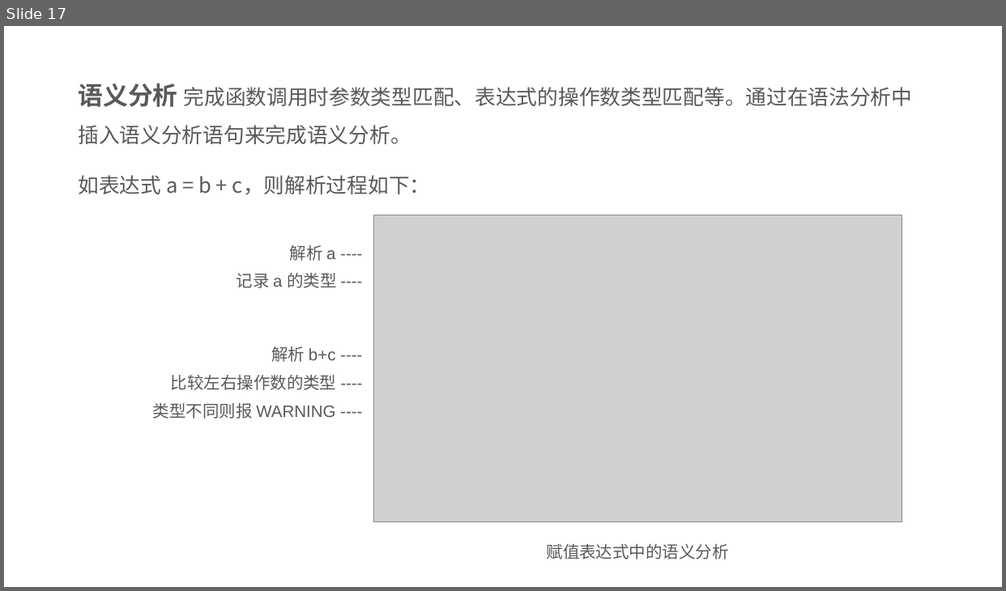
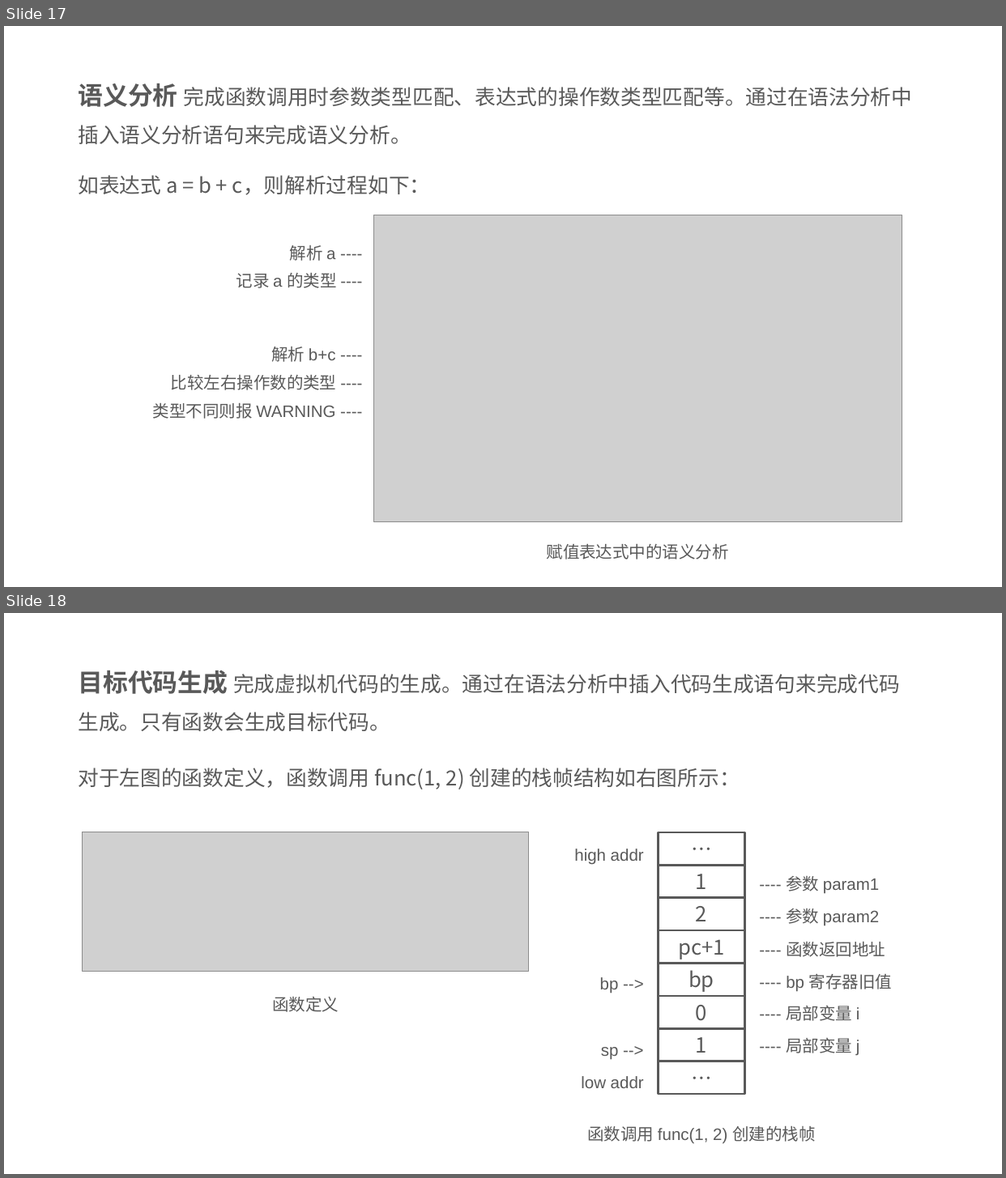
Before and after one commit to kkli28/cc, a slide deck: 论文相关/答辩ppt.pptx. Shown one above the other, each under a label of ours: slide 17 before the commit, slides 17 and 18 after it. The pictures are 1006x591 and 1006x1178 pixels, drawn with LibreOffice and Linux fonts; fonts in the diff are those of the drawing; grey boxes stand for pictures. Boxes give left, top, right and bottom in pixels: in the first picture for what was removed or moved away, otherwise in the second. Text is boxed around its words. In the diff, an @@ line names an element or a change of style, - is before the commit and + after.

Commit message:
update

```diff
--- a/论文相关/答辩ppt.pptx
+++ b/论文相关/答辩ppt.pptx
@@ slide 18 added at [4,613,1002,1174], background #FFFFFF @@
@@ text added at [78,671,900,731], 20 pt, text #595959 @@
+目标代码生成 完成虚拟机代码的生成。通过在语法分析中插入代码生成语句来完成代码生成。只有函数会生成目标代码。
@@ text added at [78,768,740,790], 20 pt, text #595959 @@
+对于左图的函数定义，函数调用 func(1, 2) 创建的栈帧结构如右图所示：
@@ picture added at [83,833,530,972] @@
@@ text added at [574,849,644,864], 16 pt, text #595959 @@
+high addr
@@ rectangle added at [658,833,745,865], outline #595959 2 pt, 20 pt, text #595959 @@
+…
@@ rectangle added at [658,865,745,898], outline #595959 2 pt, 20 pt, text #595959 @@
+1
@@ text added at [786,876,879,894], 16 pt, text #595959 @@
+---- 参数 param1
@@ rectangle added at [658,898,745,931], outline #595959 2 pt, 20 pt, text #595959 @@
+2
@@ text added at [786,909,879,926], 16 pt, text #595959 @@
+---- 参数 param2
@@ rectangle added at [658,931,745,964], outline #595959 2 pt, 20 pt, text #595959 @@
+pc+1
@@ text added at [786,942,885,957], 16 pt, text #595959 @@
+---- 函数返回地址
@@ rectangle added at [658,964,745,996], outline #595959 2 pt, 20 pt, text #595959 @@
+bp
@@ text added at [786,974,892,992], 16 pt, text #595959 @@
+---- bp 寄存器旧值
@@ text added at [272,997,339,1012], 16 pt, text #595959 @@
+函数定义
@@ text added at [600,977,619,994], 16 pt, text #595959 @@
+bp -->
@@ rectangle added at [658,996,745,1029], outline #595959 2 pt, 20 pt, text #595959 @@
+0
@@ text added at [786,1006,860,1021], 16 pt, text #595959 @@
+---- 局部变量 i
@@ text added at [601,1047,619,1060], 16 pt, text #595959 @@
+sp -->
@@ rectangle added at [658,1029,745,1063], outline #595959 2 pt, 20 pt, text #595959 @@
+1
@@ text added at [786,1038,860,1056], 16 pt, text #595959 @@
+---- 局部变量 j
@@ rectangle added at [658,1062,745,1094], outline #595959 2 pt, 20 pt, text #595959 @@
+…
@@ text added at [581,1076,644,1088], 16 pt, text #595959 @@
+low addr
@@ text added at [587,1127,815,1144], 16 pt, text #595959 @@
+函数调用 func(1, 2) 创建的栈帧
```
Also in this commit, not shown: 1 other slide added.
